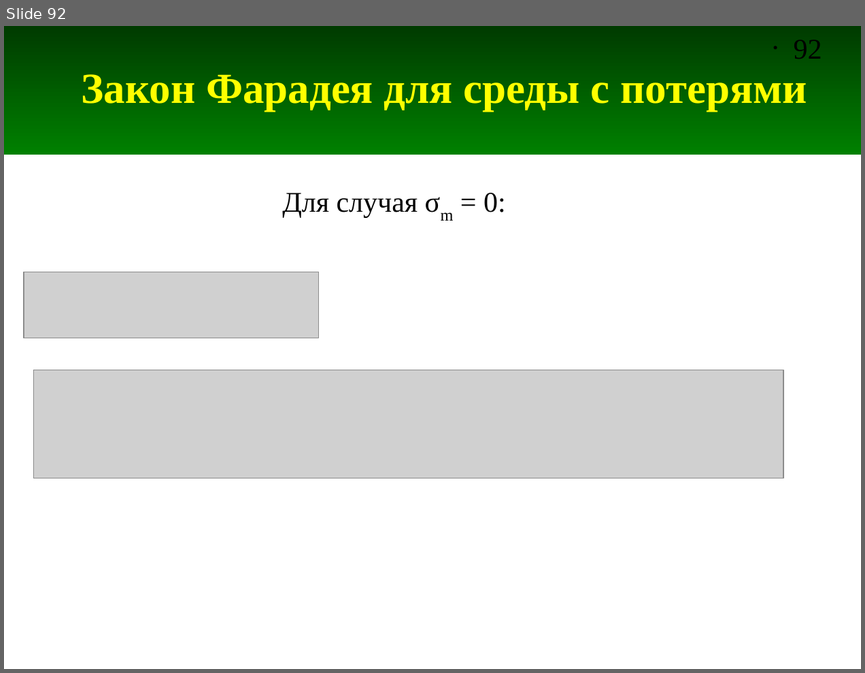
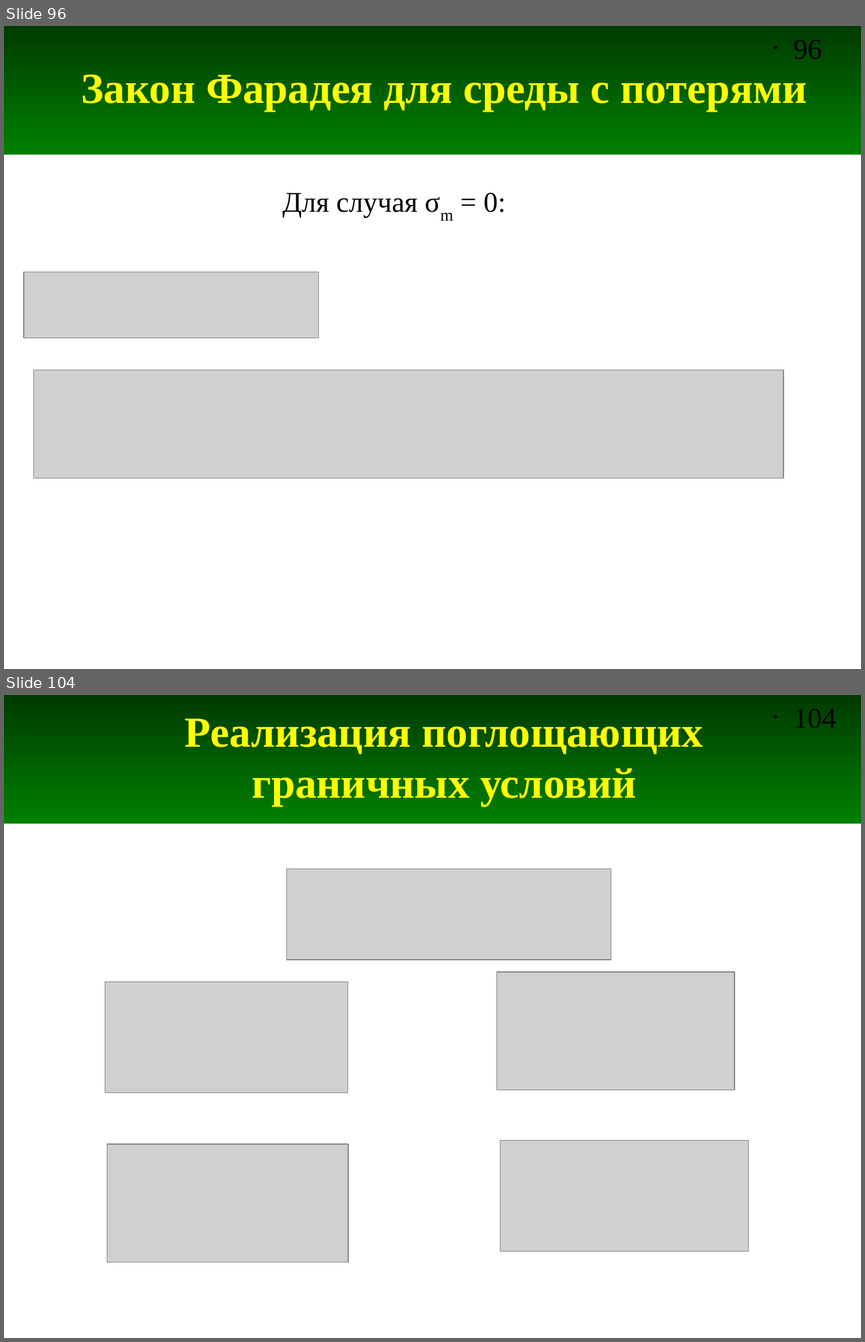
Before and after one commit to andris0147sv/modelling, a slide deck: presentations/2. FDTD.odp. Shown one above the other, each under a label of ours: slide 92 before the commit, slides 96 and 104 after it; the slides between them are not shown. The pictures are 865x673 and 865x1342 pixels, drawn with LibreOffice and Linux fonts; fonts in the diff are those of the drawing; grey boxes stand for pictures. Boxes give left, top, right and bottom in pixels: in the first picture for what was removed or moved away, otherwise in the second. Text is boxed around its words. In the diff, an @@ line names an element or a change of style, - is before the commit and + after.

```diff
--- a/presentations/2. FDTD.odp
+++ b/presentations/2. FDTD.odp
@@ slide 104 added at (4,695,861,1338), background #FFFFFF; not listed: 2 template elements that a slide beside it also shows @@
@@ title added at (185,718,703,807), 36 pt, text #FFFF00, bold @@
+Реализация поглощающих
+граничных условий
@@ picture added at (287,869,611,960) @@
@@ picture added at (496,972,734,1090) @@
@@ picture added at (105,982,347,1093) @@
@@ picture added at (500,1140,748,1251) @@
@@ picture added at (107,1144,347,1262) @@
@@ what was slide 92 is now slide 96 @@
@@ page number at (793,40,822,59): text changed @@
-• 92
+• 96
```
Also in this commit, not shown: 11 other slides added.
